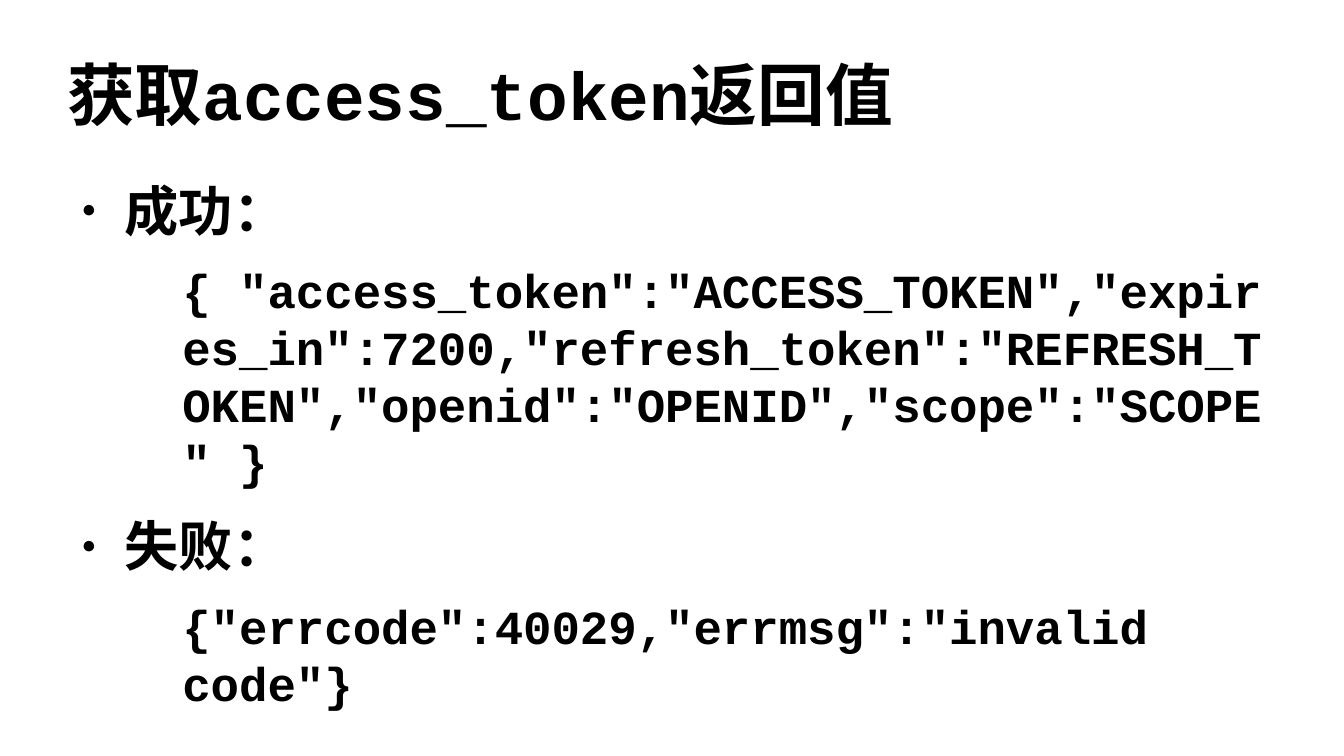
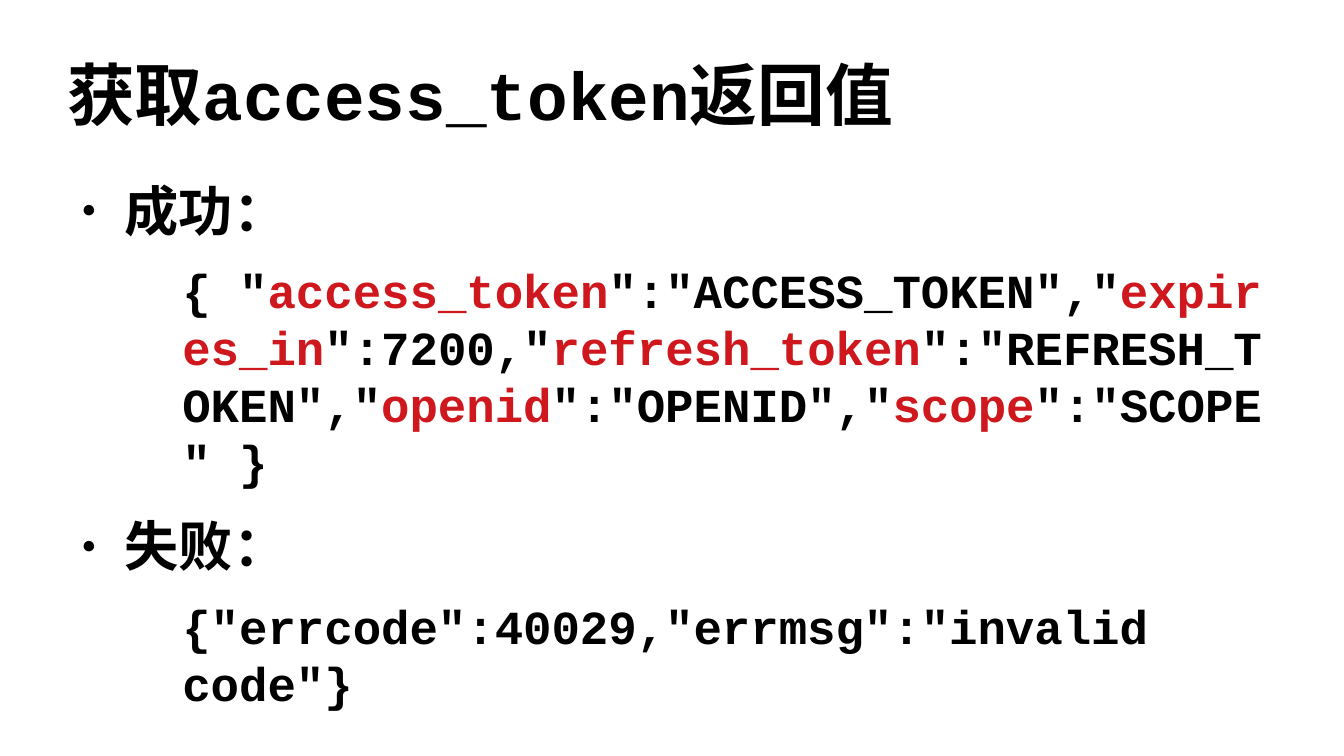
Before and after one commit to edu2act/course-wechat-and-miniprogram, a slide deck: slide 12 of ch11/微信网页授权.odp. Drawn at 1344x756 pixels with LibreOffice and Linux fonts; fonts in the diff are those of the drawing. Boxes give left, top, right and bottom in pixels: in the first picture for what was removed or moved away, otherwise in the second. Text is boxed around its words. In the diff, an @@ line names an element or a change of style, - is before the commit and + after.

```diff
--- a/ch11/微信网页授权.odp
+++ b/ch11/微信网页授权.odp
@@ text at box(182, 274, 1262, 432): text colour #000000 to #CE181E in ""access_token":"ACCESS_TOKEN","expires_in":7200,"refresh_tok ..." @@
```
Also in this commit, not shown: 1 other slide changed, 1 slide added, 5 other files.
